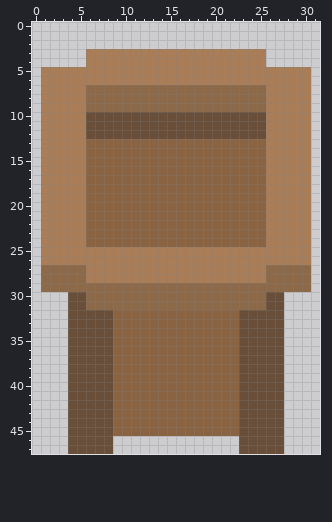
Edited in one commit: pixel-art sprite (app/src/main/resources/map/towers/archer_tower/tier_0.png). Above is the file before it was changed.
The file is 32x48 pixels.
After the commit:
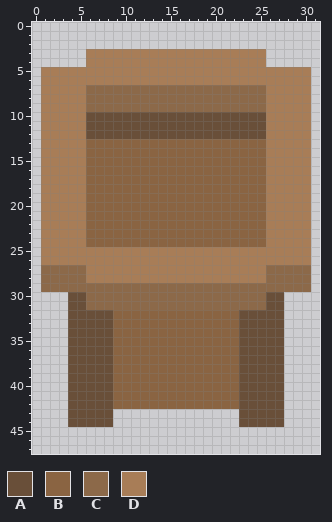
Palette (. is transparent): A #694f39  B #8a6442  C #8c6949  D #a87d57
Diff:
y 43..44: x 9..22 BBBBBBBBBBBBBB -> ..............
y 45: x 4..27 AAAAABBBBBBBBBBBBBBAAAAA -> ........................
y 46..47: x 4..8 AAAAA -> .....; x 23..27 AAAAA -> .....
